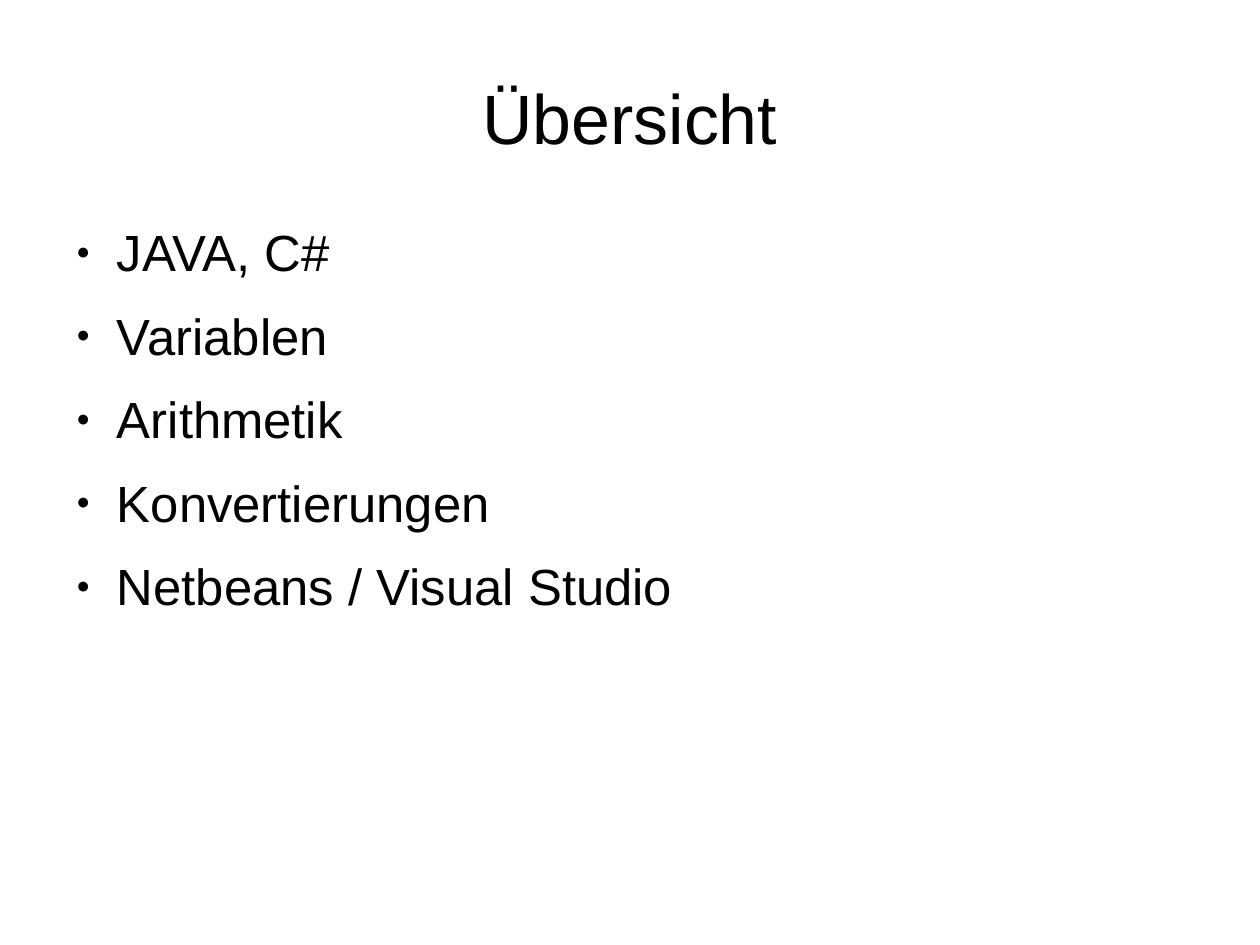
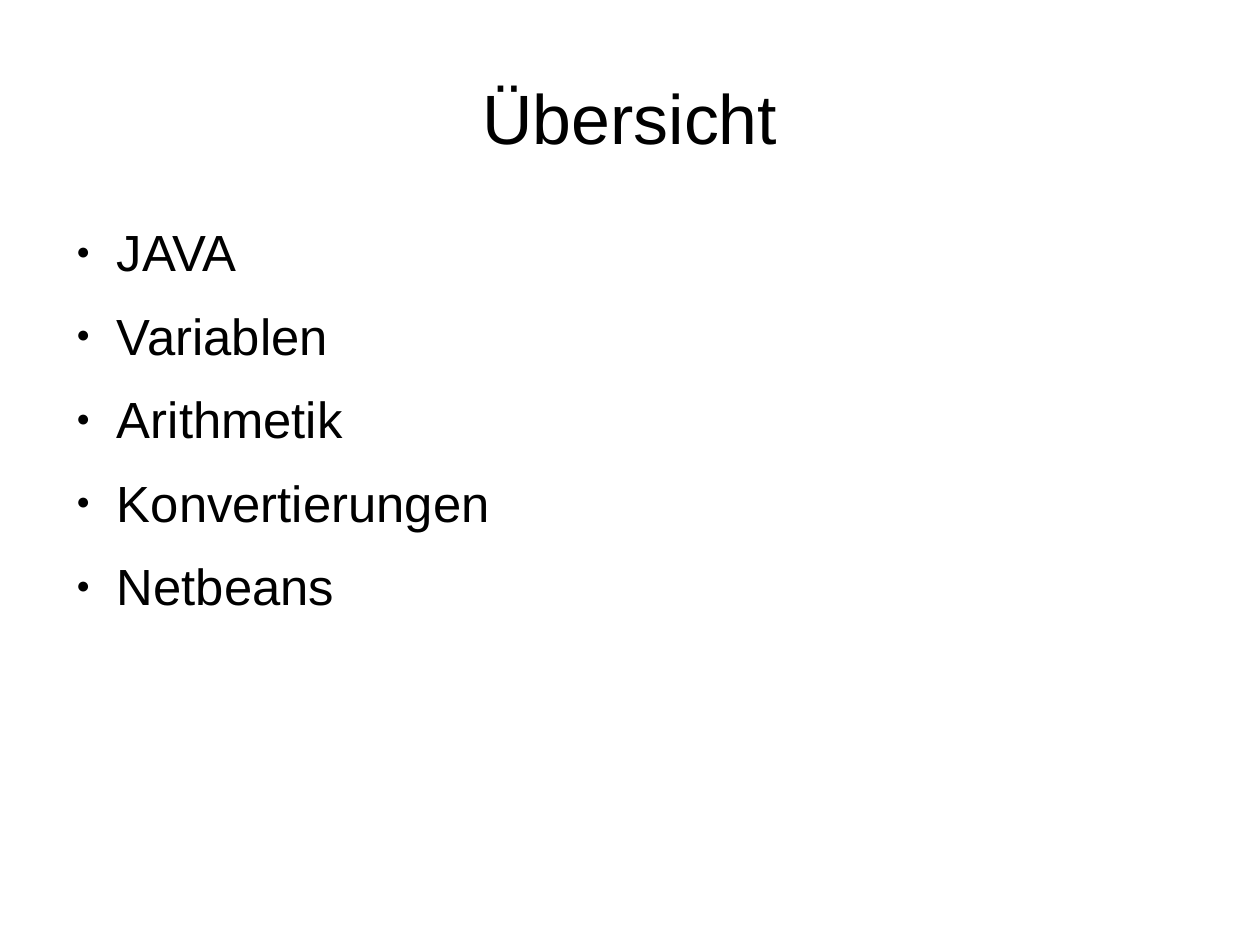
Before and after one commit to phdu/vorkurs, a slide deck: slide 2 of Tag_1/folien_tag_1.odp. Drawn at 1260x945 pixels with LibreOffice and Linux fonts; fonts in the diff are those of the drawing. Boxes give left, top, right and bottom in pixels: in the first picture for what was removed or moved away, otherwise in the second. Text is boxed around its words. In the diff, an @@ line names an element or a change of style, - is before the commit and + after.

```diff
--- a/Tag_1/folien_tag_1.odp
+++ b/Tag_1/folien_tag_1.odp
@@ text at (117,236,237,272): text changed @@
-● JAVA, C#
+● JAVA
@@ text at (117,568,334,606): text changed @@
-● Netbeans / Visual Studio
+● Netbeans
```
Also in this commit, not shown: 11 other slides changed.
